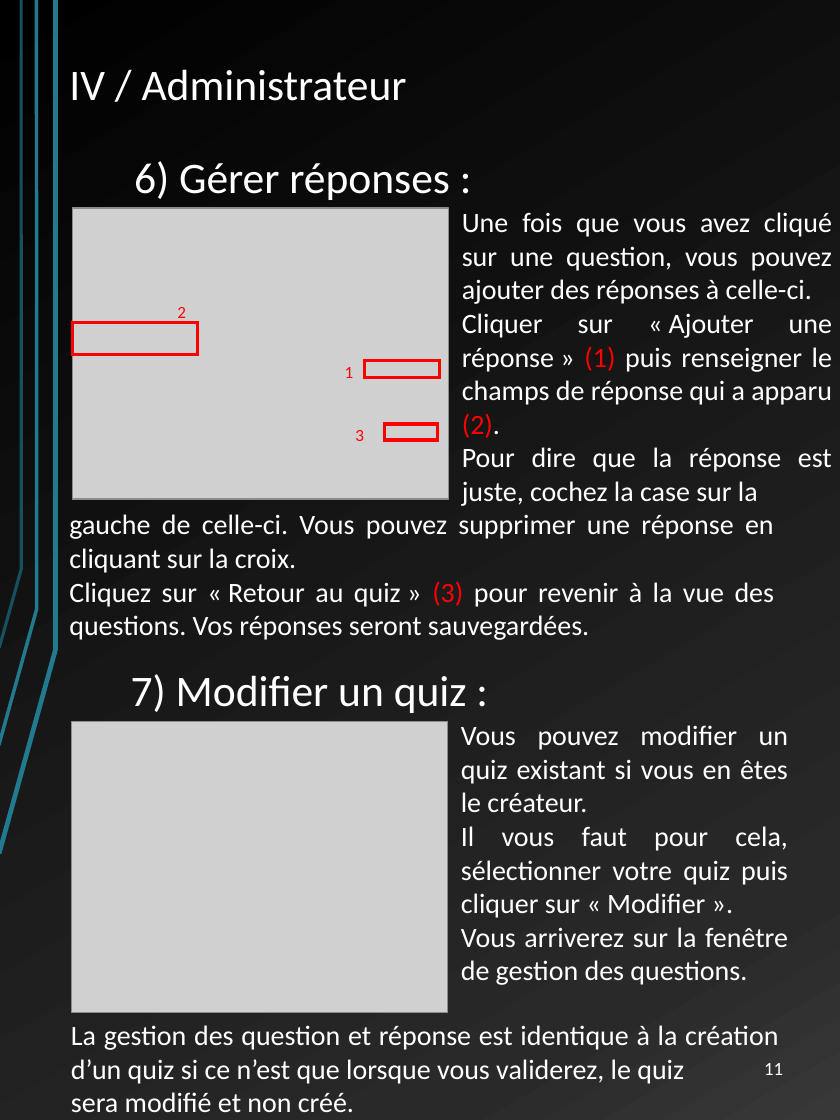
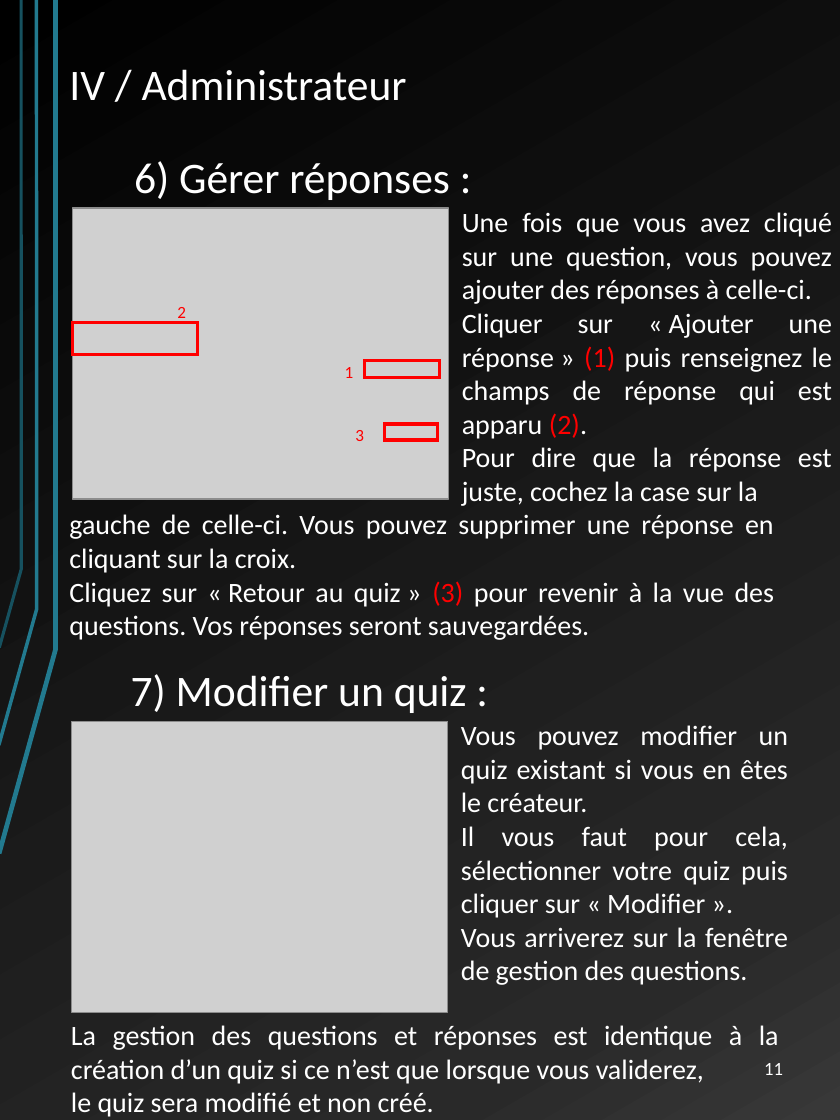
Before and after one commit to LordAlbas/warquiz, a slide deck: slide 13 of Docs/manuel utilisateur WQ.pptx. Drawn at 840x1120 pixels with LibreOffice and Linux fonts; fonts in the diff are those of the drawing; grey boxes stand for pictures. Boxes give left, top, right and bottom in pixels: in the first picture for what was removed or moved away, otherwise in the second. Text is boxed around its words. In the diff, an @@ line names an element or a change of style, - is before the commit and + after.

```diff
--- a/Docs/manuel utilisateur WQ.pptx
+++ b/Docs/manuel utilisateur WQ.pptx
@@ text at (x1=462, y1=313, x2=832, y2=439): text changed @@
-Cliquer sur « Ajouter une réponse » (1) puis renseigner le champs de réponse qui a apparu (2).
+Cliquer sur « Ajouter une réponse » (1) puis renseignez le champs de réponse qui est apparu (2).
@@ text at (x1=71, y1=1025, x2=779, y2=1117): text changed @@
-La gestion des question et réponse est identique à la création d’un quiz si ce n’est que lorsque vous validerez, le quiz
-sera modifié et non créé.
+La gestion des questions et réponses est identique à la création d’un quiz si ce n’est que lorsque vous validerez,
+le quiz sera modifié et non créé.
```
Also in this commit, not shown: 6 other slides changed.
